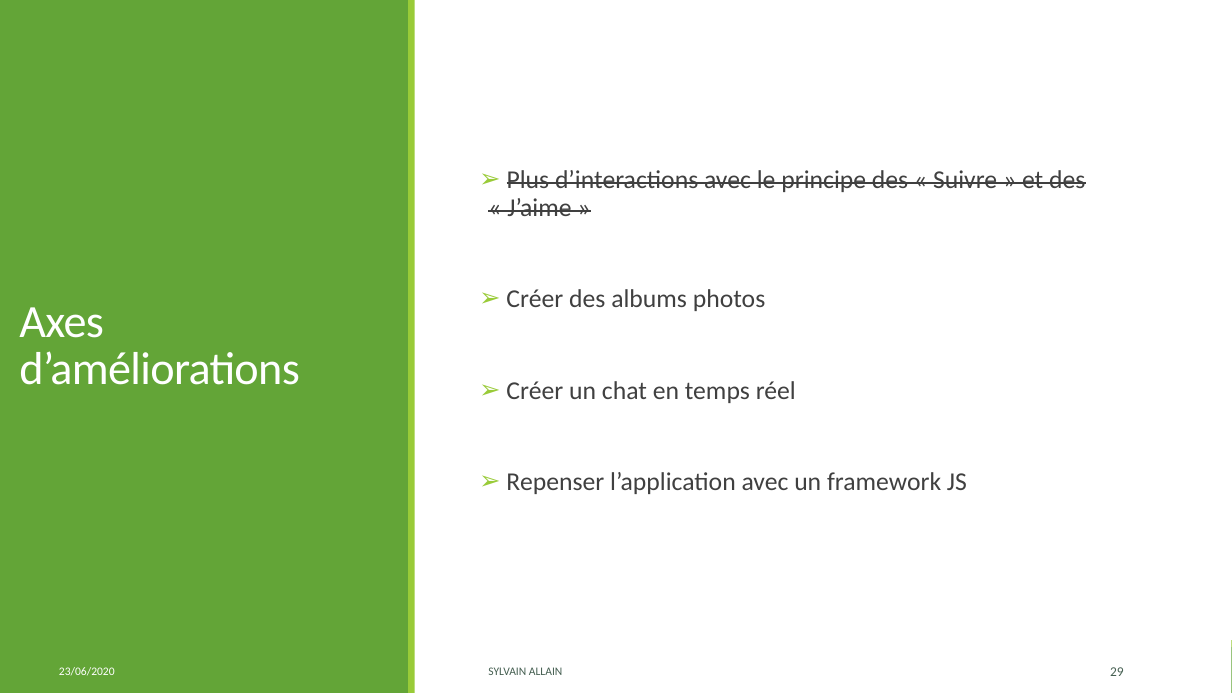
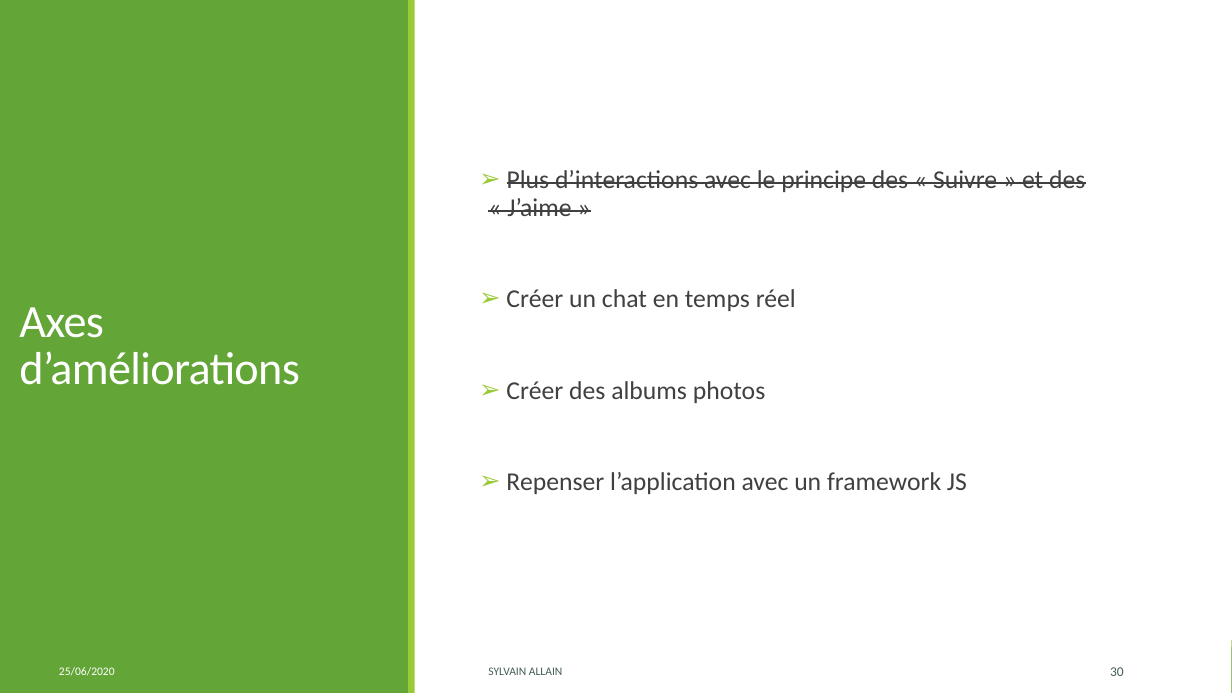
Before and after one commit to S2LF/ProjetPro, a slide deck: slide 30 of ProjetTof’Box.pptx (slide 29 before the commit). Drawn at 1232x693 pixels with LibreOffice and Linux fonts; fonts in the diff are those of the drawing. Boxes give left, top, right and bottom in pixels: in the first picture for what was removed or moved away, otherwise in the second. Text is boxed around its words. In the diff, an @@ line names an element or a change of style, - is before the commit and + after.

```diff
--- a/ProjetTof’Box.pptx
+++ b/ProjetTof’Box.pptx
@@ text at box(506, 289, 796, 311): paragraph added @@
+➢ Créer un chat en temps réel
@@ text at box(506, 381, 796, 403): paragraph removed @@
-➢ Créer un chat en temps réel
@@ text at box(59, 667, 115, 676): text changed @@
-23/06/2020
+25/06/2020
@@ page number at box(1110, 667, 1124, 676): text changed @@
-29
+30
```
Also in this commit, not shown: 29 other slides changed, 1 slide added, 2 other files.
